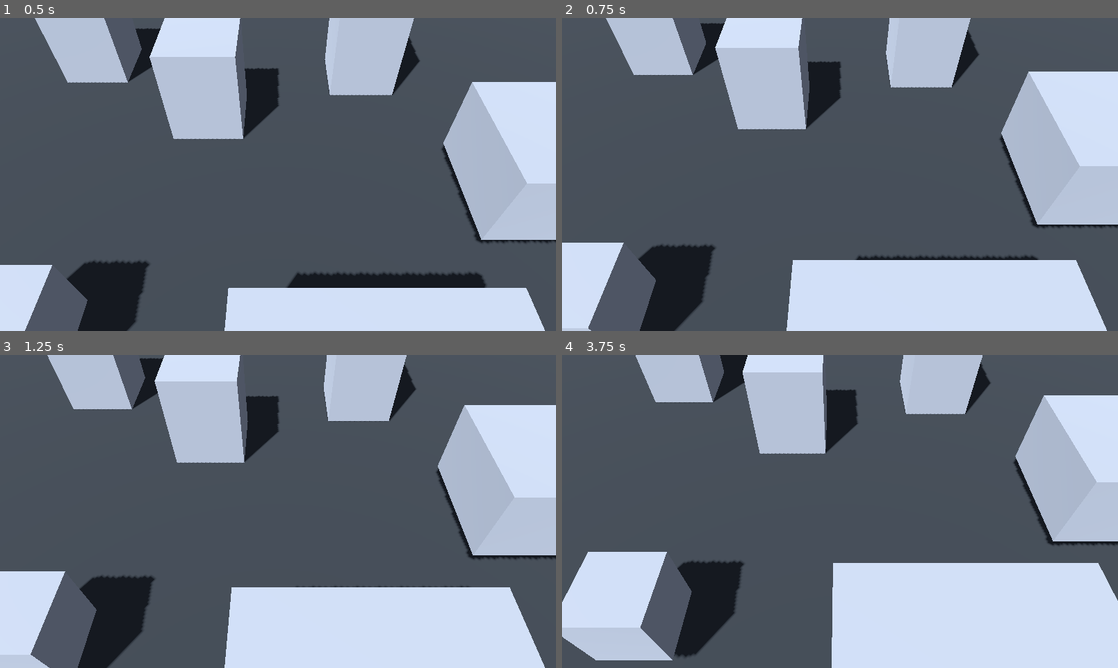
Above: before the commit, frames 1-4 (two rows, left to right).
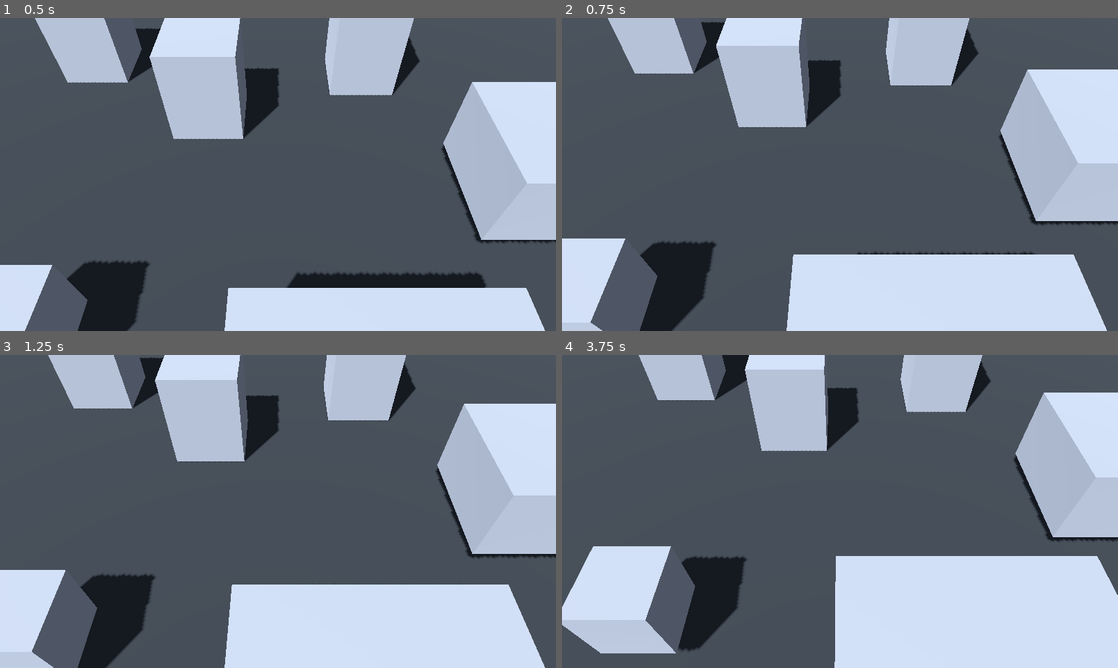
Above: after the commit, the same moments.

Repository: Technikhighknee/my-godot-collection
Game: Godot game, scene res://demos/rts_camera/RTSCameraDemo.tscn
Two runs of this game, one before a commit and one after it. Both use one fixed random seed, a clock stepped at 60 frames per second and the inputs below.
Inputs (mouse positions are in pixels of both pictures, inside the frame that each line leads up to):
- Up to frame 1 (0.5 s): no input
- Up to frame 2 (0.75 s): tap Enter at 0.5 s; move the mouse to (962, 158) at 0.52 s; tap S (camera_back) at 0.6 s; click (962, 158) at 0.67 s
- Up to frame 3 (1.25 s): no input
- Up to frame 4 (3.75 s): drag from (728, 527) to (812, 574) at 1.27 s; tap Space at 2 s; move the mouse to (895, 442) at 2.02 s; tap A (camera_left) at 2.1 s; click (895, 442) at 2.17 s; drag from (812, 574) to (673, 464) at 2.77 s; tap Enter at 3.5 s; move the mouse to (1006, 558) at 3.52 s; tap S (camera_back) at 3.6 s; click (1006, 558) at 3.67 s

Frame 1 is identical in both runs. In frame 2, 2.7% of the frame differs, in the area x 0-100%, y 0-100%; in frame 3, 1.3%; in frame 4, 5.1%.

Commit message:
Tune RTS camera defaults for metric scale

Diff:
--- a/rts_camera/RTSCamera.gd
+++ b/rts_camera/RTSCamera.gd
@@ -8,17 +8,17 @@
 @export_group("Camera")
 @export_range(10.0, 80.0, 0.1) var angle := 50.0;
 @export var initial_zoom := 30.0;
-@export var min_zoom := 8.0;
-@export var max_zoom := 80.0;
+@export var min_zoom := 5.0;
+@export var max_zoom := 120.0;
 
 @export_group("Movement")
-@export var min_pan_speed := 10.0;
-@export var max_pan_speed := 60.0;
-@export var move_smoothing := 12.0;
+@export var min_pan_speed := 4.0;
+@export var max_pan_speed := 110.0;
+@export var move_smoothing := 16.0;
 
 @export_group("Zoom")
 @export_range(0.5, 0.99, 0.01) var zoom_factor := 0.85;
-@export var zoom_smoothing := 14.0;
+@export var zoom_smoothing := 18.0;
 
 @export_group("World")
 @export var ground_height := 0.0;
Not shown, changed: rts_camera/README.md
